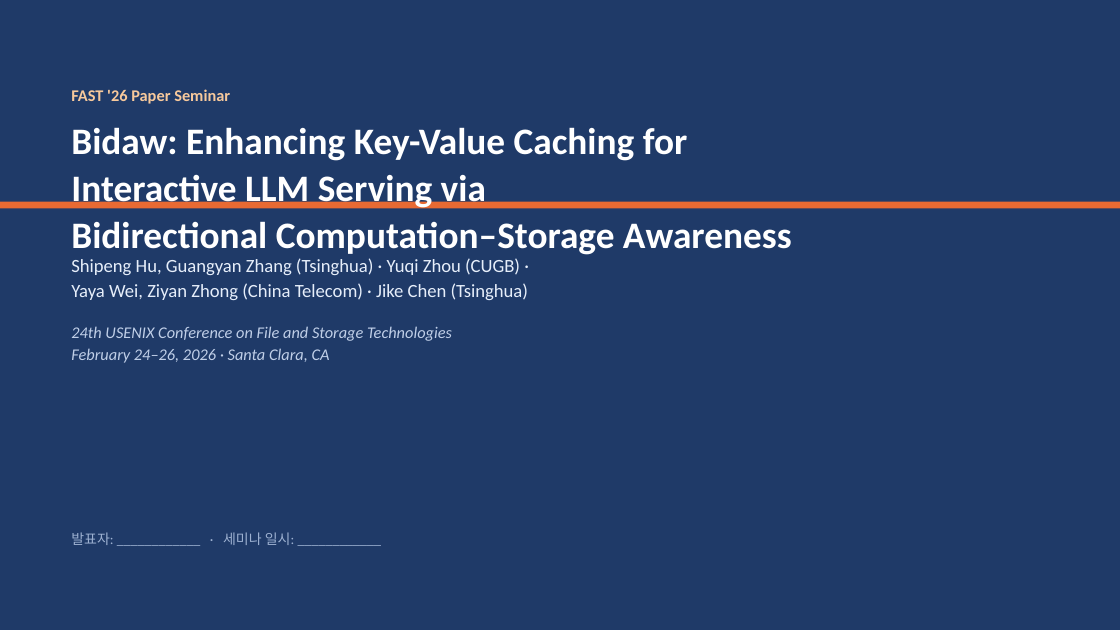
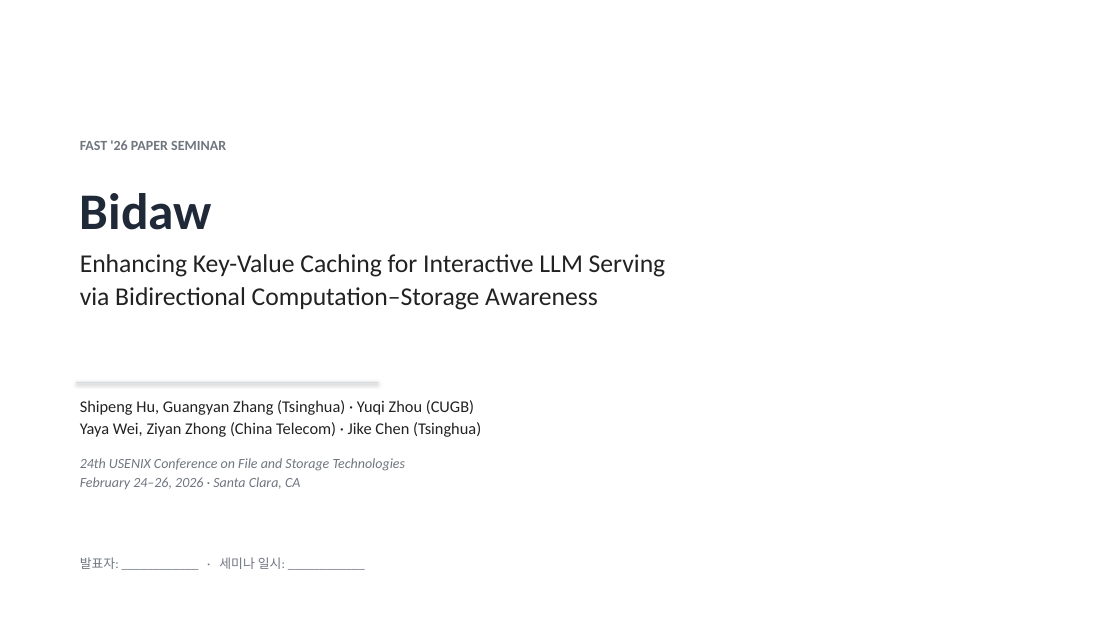
Before and after one commit to Daejun/bidaw, a slide deck: slide 1 of Bidaw_seminar.pptx. Drawn at 1120x630 pixels with LibreOffice and Linux fonts; fonts in the diff are those of the drawing. Boxes give left, top, right and bottom in pixels: in the first picture for what was removed or moved away, otherwise in the second. Text is boxed around its words. In the diff, an @@ line names an element or a change of style, - is before the commit and + after.

Commit message:
Redesign seminar deck with minimal white-background style
Replace the dark-blue header band, orange accents, and tinted callout
boxes with an austere paper-style layout:

- Background: pure white on every slide
- Header: small grey kicker + near-black title + 0.75pt grey rule
- Number markers: plain grey numerals (no orange/blue circles)
- Callout panels: white fill with thin grey border (auto-promoted in
  add_rect when caller passed the old BG_BAND tint)
- Cover slide: white background, large near-black "Bidaw" + grey meta

The figure slides themselves are unchanged; only chrome and emphasis
colours are reduced.

```diff
--- a/Bidaw_seminar.pptx
+++ b/Bidaw_seminar.pptx
@@ rectangle removed at <box>0,0,1120,630</box> @@
@@ text added at <box>80,140,226,150</box>, 12 pt, text #707680, bold @@
+FAST '26 PAPER SEMINAR
@@ rectangle removed at <box>0,202,1120,208</box> @@
@@ text at <box>80,193,666,310</box>: text changed; size 32 to 22 pt; text colour #FFFFFF to #222222; bold off @@
-FAST '26 Paper Seminar
-Bidaw: Enhancing Key-Value Caching for
-Interactive LLM Serving via
-Bidirectional Computation–Storage Awareness
+Bidaw
+Enhancing Key-Value Caching for Interactive LLM Serving
+via Bidirectional Computation–Storage Awareness
@@ line added from (76, 382) to (378, 382), #D5D9E0 1 pt @@
@@ text "Shipeng Hu, Guangyan Zhang (Tsinghua) ...": place and size @@
-text "Shipeng Hu, Guangyan Zhang (Tsinghua) ..." at <box>71,258,528,363</box>
+text "Shipeng Hu, Guangyan Zhang (Tsinghua) ..." at <box>80,400,481,489</box>
@@ text at <box>80,400,474,415</box>: text changed; size 16 to 14 pt; text colour #E6EEFA to #222222 @@
-Shipeng Hu, Guangyan Zhang (Tsinghua) · Yuqi Zhou (CUGB) ·
+Shipeng Hu, Guangyan Zhang (Tsinghua) · Yuqi Zhou (CUGB)
@@ text at <box>80,422,481,489</box>: size 16 to 14 pt, text colour #E6EEFA to #222222 in "Yaya Wei, Ziyan Zhong (China Telecom) · ..."; size 14 to 12 pt, text colour #C0CFE8 to #707680 in "24th USENIX Conference on File and Storage ...", "February 24–26, 2026 · Santa Clara, CA"; less space between paragraphs @@
@@ text "발표자: ____________ · 세미나 일시: ...": place and size @@
-text "발표자: ____________ · 세미나 일시: ..." at <box>71,532,295,545</box>
+text "발표자: ____________ · 세미나 일시: ..." at <box>80,557,285,569</box>
@@ text "발표자: ____________ · 세미나 일시: ..." at <box>80,557,285,569</box>: size 12 to 11 pt, text colour #9DB1D1 to #707680 @@
```
Also in this commit, not shown: 29 other slides changed, 2 other files.
